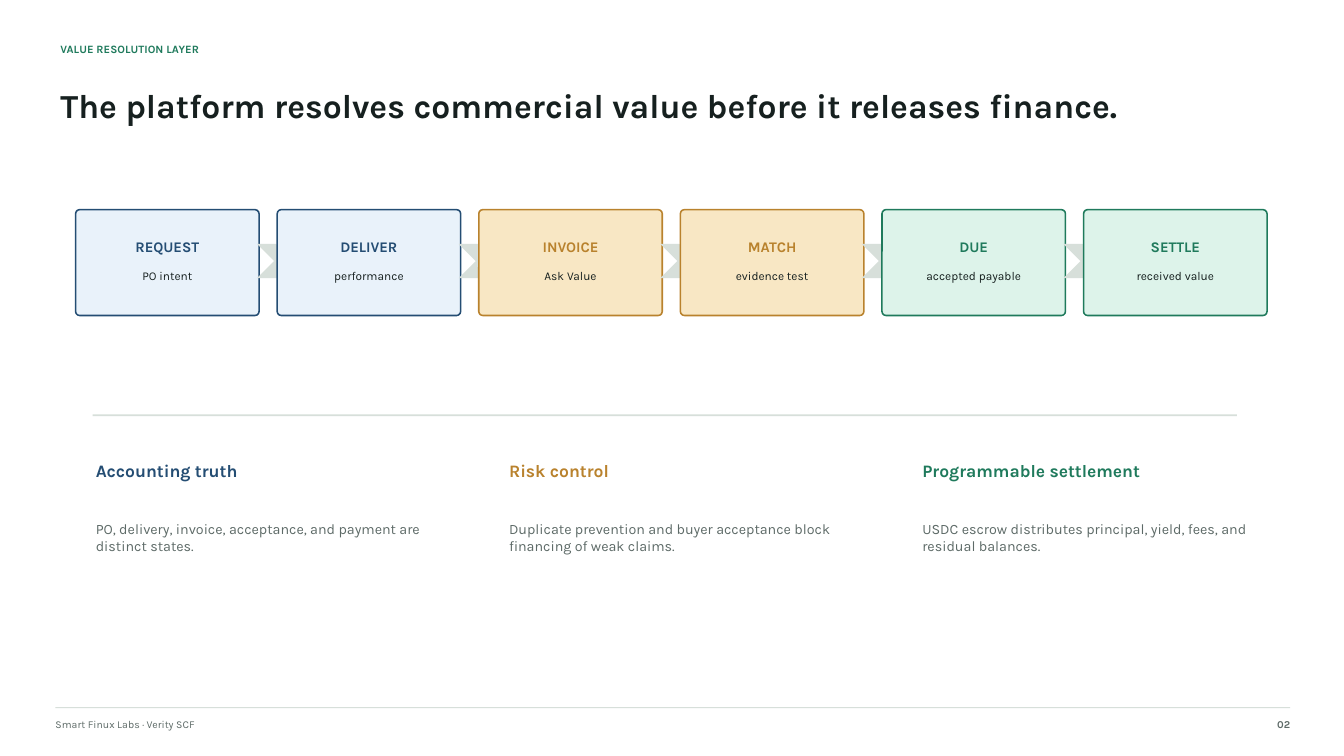
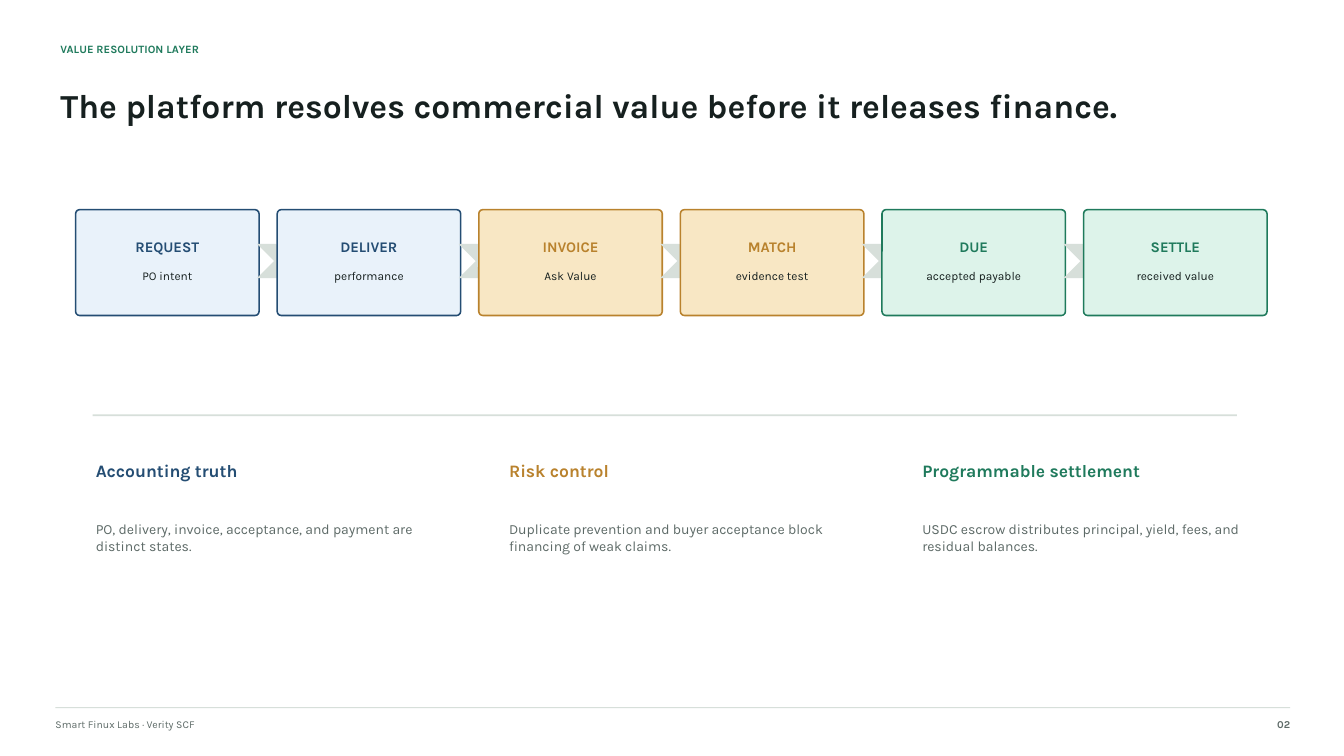
Before and after one commit to SmartFinuxLabs/SmartFinuxLabs.github.io, a slide deck: slide 2 of docs/Verity-Supply-Chain-Finance-Overview.pptx. Drawn at 1344x756 pixels with LibreOffice and Linux fonts; fonts in the diff are those of the drawing. Boxes give left, top, right and bottom in pixels: in the first picture for what was removed or moved away, otherwise in the second. Text is boxed around its words. In the diff, an @@ line names an element or a change of style, - is before the commit and + after.

```diff
--- a/docs/Verity-Supply-Chain-Finance-Overview.pptx
+++ b/docs/Verity-Supply-Chain-Finance-Overview.pptx
@@ size 10.2 to 10 pt in 3 elements at (x1=96, y1=524, x2=413, y2=551), (x1=509, y1=524, x2=823, y2=555), (x1=922, y1=524, x2=1239, y2=551) @@
```
Also in this commit, not shown: 3 other slides changed, 1 other file.
